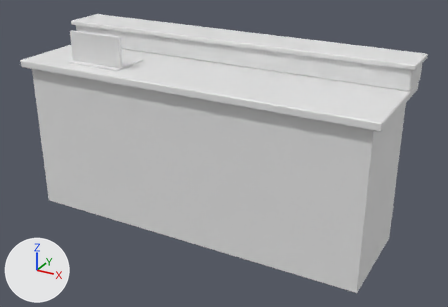
Renders of the FBX model Assets/MusicVideo/Props/Punch/reception_desk.fbx from each side of a commit.
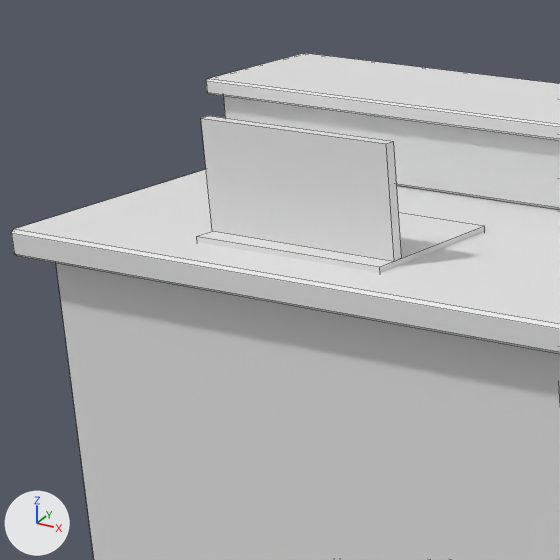
The first picture shows the older version from a 50 mm lens placed at (1.965, -3.405, 2.209), pointed at (0.107, -0.027, 0.52). The close-ups show the older and then the newer version on the part from 4% to 37% of the width and 0% to 48% of the height of that picture. Only the edits that show in the close-ups are written down. The axes (+X, +Y, +Z) are drawn at lower left. The lights are the same throughout. The close-ups show mesh edges as thin lines. Where no turn or scale is listed for an object, it has been applied to the vertices.

Names of what the first close-up shows: 'reception_desk'.
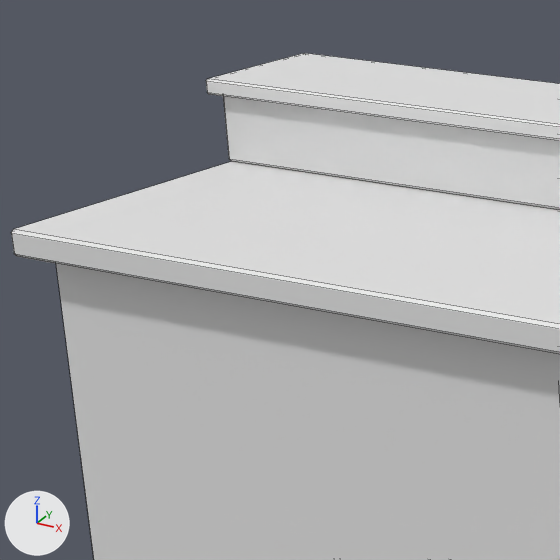
Location of each change, (x1, y1, x2, y2) in pixels of the close-ups (560 x 560 px):
part 1 of me_reception_desk, deleted: before (201, 116, 402, 261)
part 2 of me_reception_desk, deleted: before (197, 213, 485, 273)

The edits, one by one:
me_reception_desk is used by ob_reception_desk; location (0.0, 0.0, 0.0).
me_reception_desk had 124 vertices, 123 faces and spanned x -1.27..1.27, y -0.45..0.41, z 0.0..1.3.
me_reception_desk now has 108 vertices, 111 faces and spans x -1.27..1.27, y -0.45..0.41, z 0.0..1.25.
me_reception_desk part 1: the loose piece of 8 vertices spanning x -0.9..-0.5, y -0.31..-0.29, z 1.1..1.3 is deleted.
me_reception_desk part 2: the loose piece of 8 vertices spanning x -0.9..-0.5, y -0.35..-0.05, z 1.08..1.1 is deleted.
